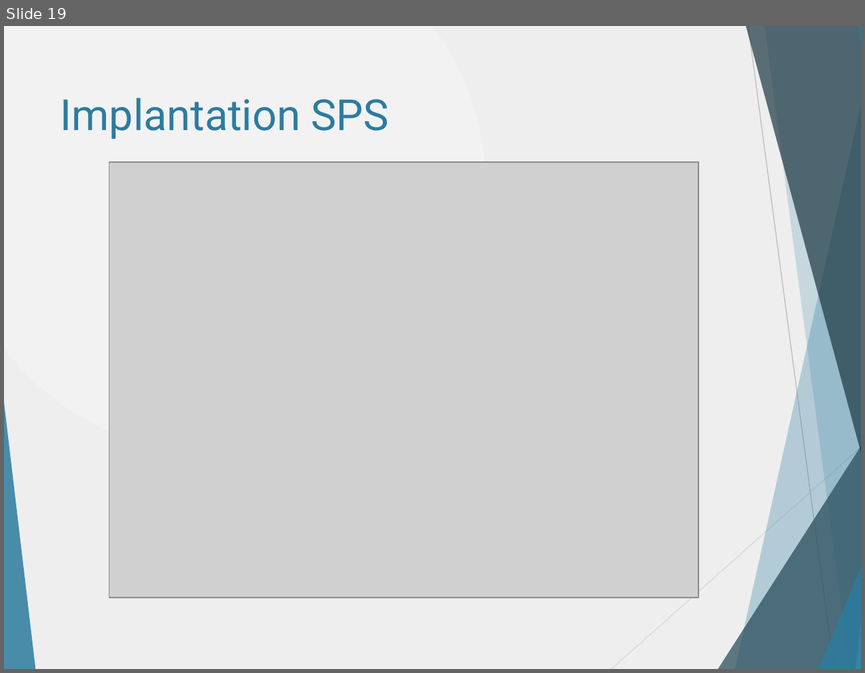
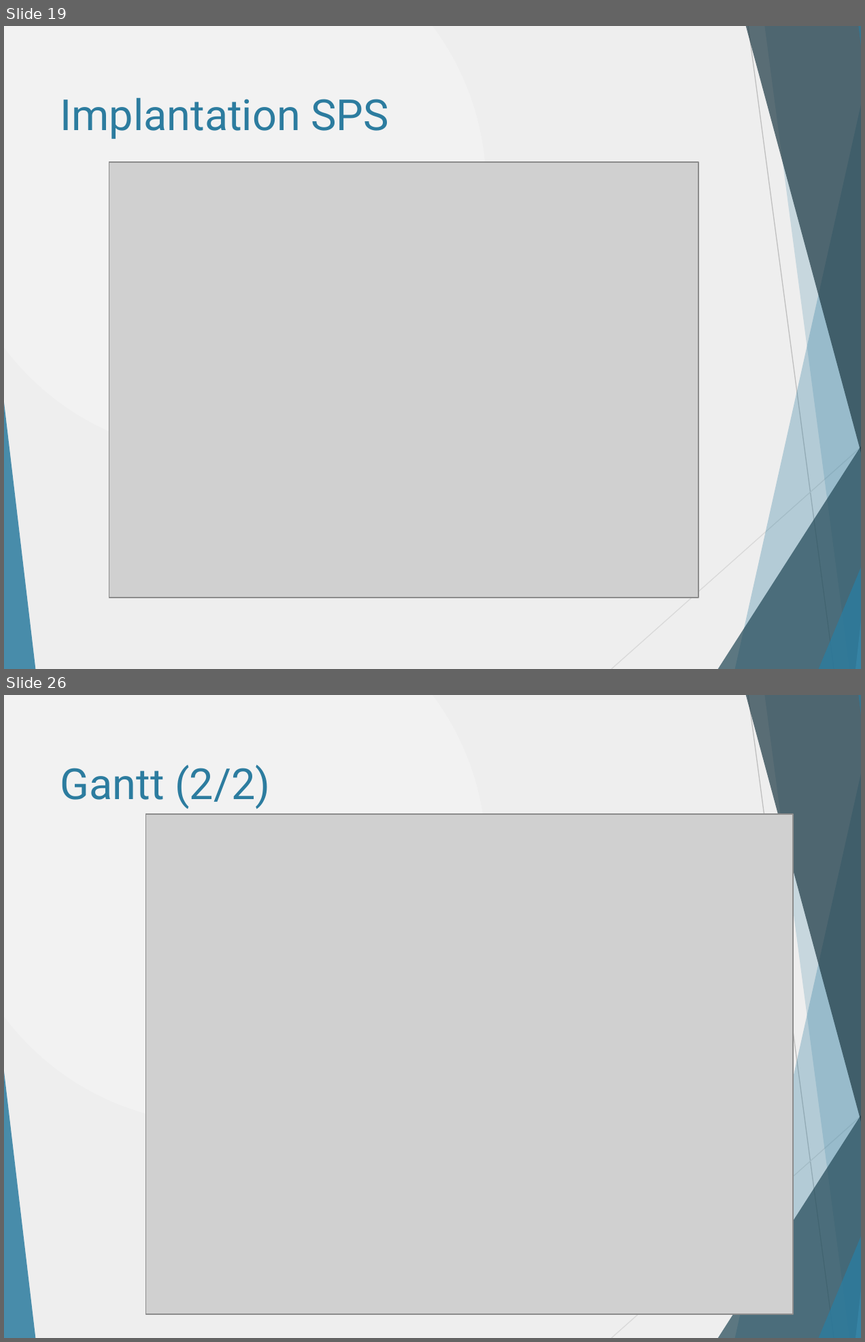
Before and after one commit to danthib76/DesignIV, a slide deck: Remise/Remise 2/Presentation1_corrigee_DT.pptx. Shown one above the other, each under a label of ours: slide 19 before the commit, slides 19 and 26 after it; the slides between them are not shown. The pictures are 865x673 and 865x1342 pixels, drawn with LibreOffice and Linux fonts; fonts in the diff are those of the drawing; grey boxes stand for pictures. Boxes give left, top, right and bottom in pixels: in the first picture for what was removed or moved away, otherwise in the second. Text is boxed around its words. In the diff, an @@ line names an element or a change of style, - is before the commit and + after.

Commit message:
Registre de risque, plan de test, gantt et WBS intégré dans le PPT

```diff
--- a/Remise/Remise 2/Presentation1_corrigee_DT.pptx
+++ b/Remise/Remise 2/Presentation1_corrigee_DT.pptx
@@ slide 26 added at (4,695,861,1338), background gradient #F2F2F2 to #EEEEEE; not listed: 10 template elements that a slide beside it also shows @@
@@ title added at (60,764,270,809), 36 pt, text #2C7C9F @@
+Gantt (2/2)
@@ picture added at (146,814,793,1314) @@
```
Also in this commit, not shown: 9 other slides added.
